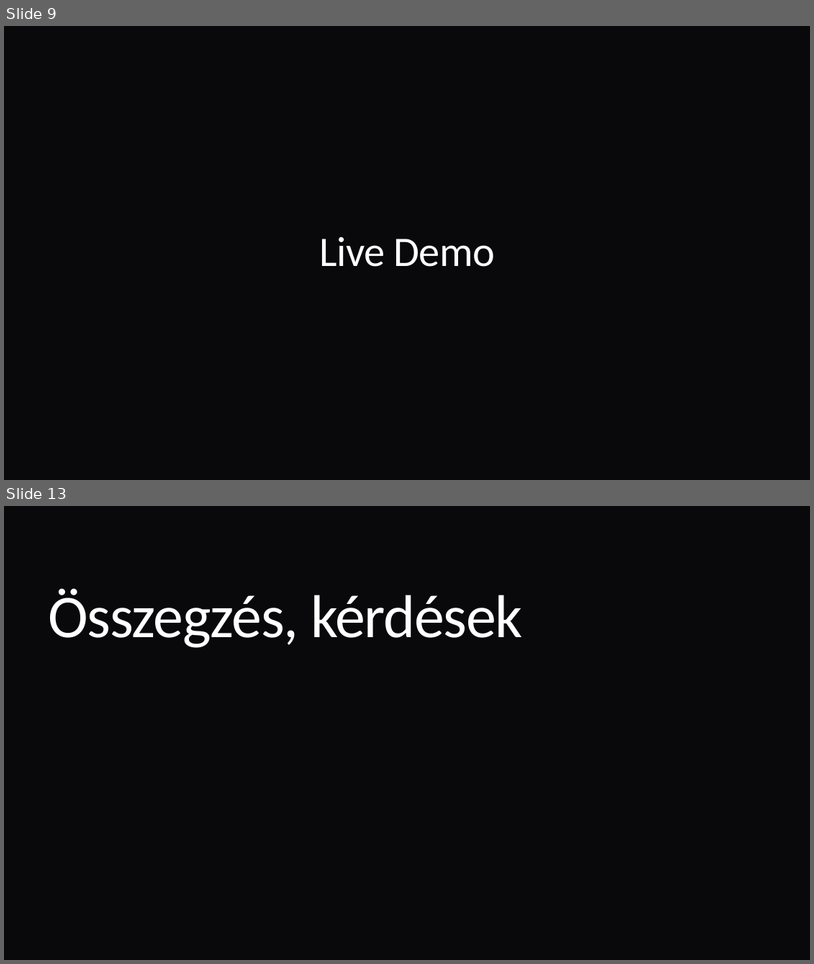
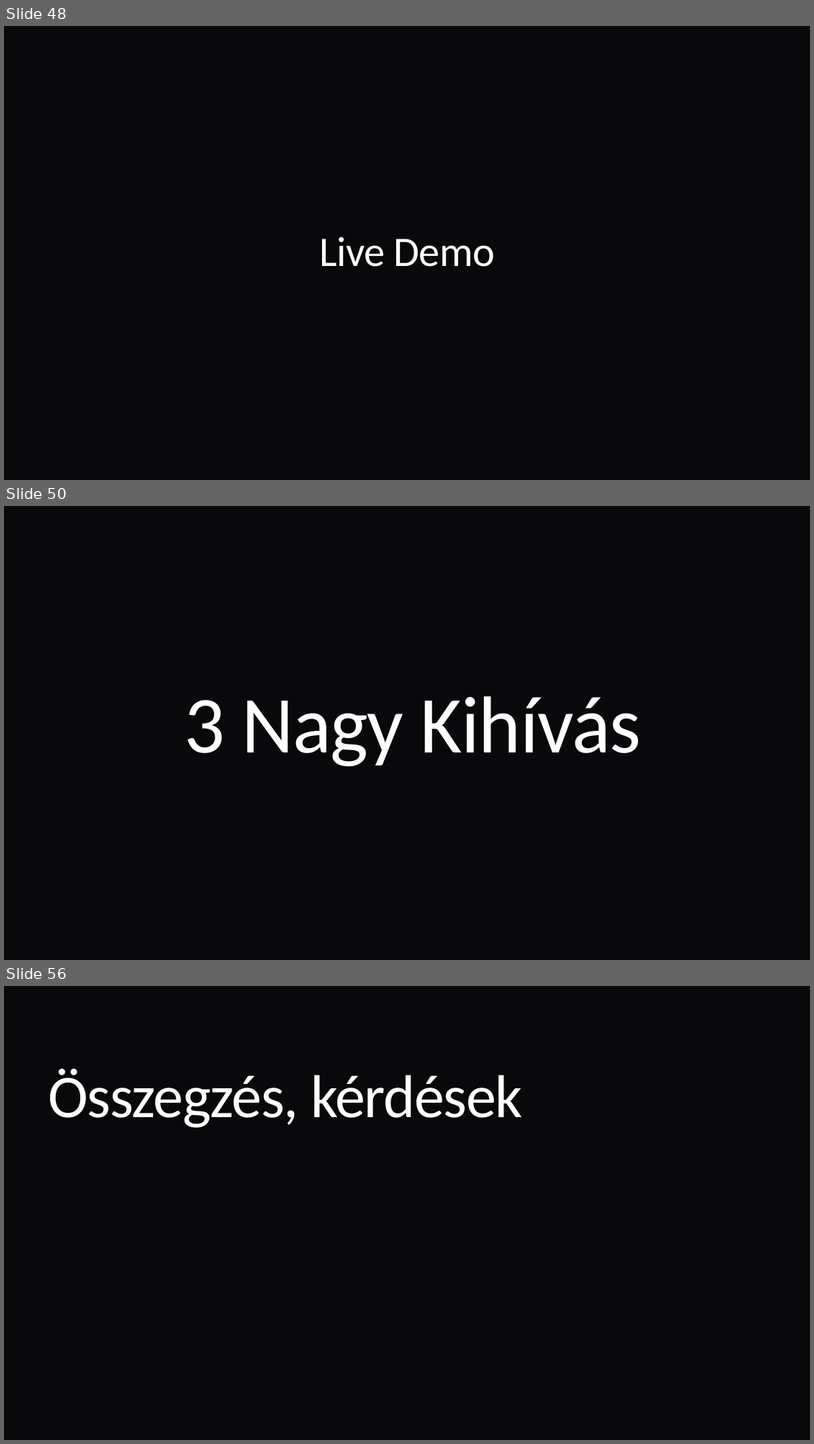
Before and after one commit to Zoli06/FastFuel, a slide deck: docs/FastFuel Prezentáció.pptx. Shown one above the other, each under a label of ours: slides 9 and 13 before the commit, slides 48, 50 and 56 after it; the slides between them are not shown. The pictures are 814x964 and 814x1444 pixels, drawn with LibreOffice and Linux fonts; fonts in the diff are those of the drawing; background and template pictures are left out. Boxes give left, top, right and bottom in pixels: in the first picture for what was removed or moved away, otherwise in the second. Text is boxed around its words. In the diff, an @@ line names an element or a change of style, - is before the commit and + after.

```diff
--- a/docs/FastFuel Prezentáció.pptx
+++ b/docs/FastFuel Prezentáció.pptx
@@ slide 50 added at (4, 506, 810, 960), background picture (left out) @@
@@ title added at (185, 696, 641, 767), 96 pt, text #FFFFFF @@
+3 Nagy Kihívás
@@ what was slide 9 is now slide 48 @@
@@ what was slide 13 is now slide 56 @@
```
Also in this commit, not shown: 6 slides changed, 44 other slides added, 2 slides removed, 38 other files.
